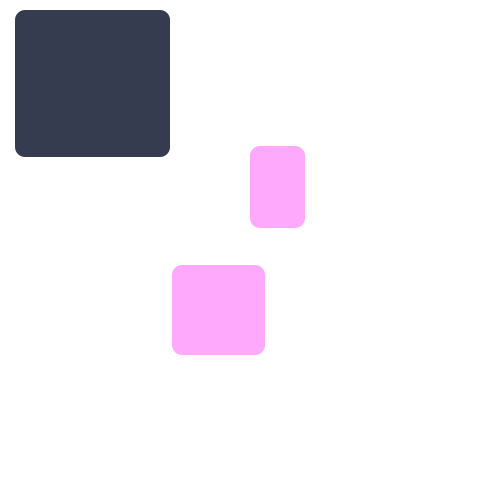
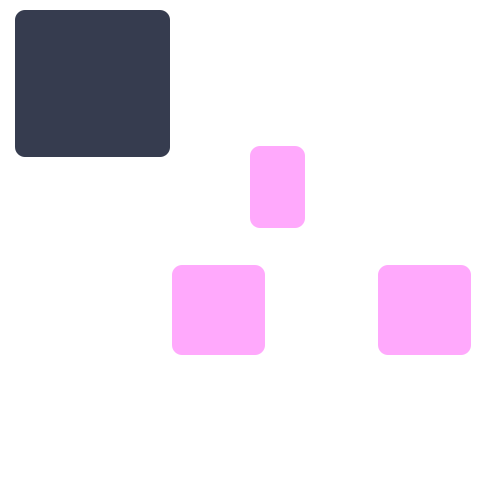
Before/after of a 500 × 500 layered artwork. What changed in the layer stack:
added layer "모서리가 둥근 직사각형 2 복사" above "모서리가 둥근 직사각형 2" over [378, 265, 471, 355]
